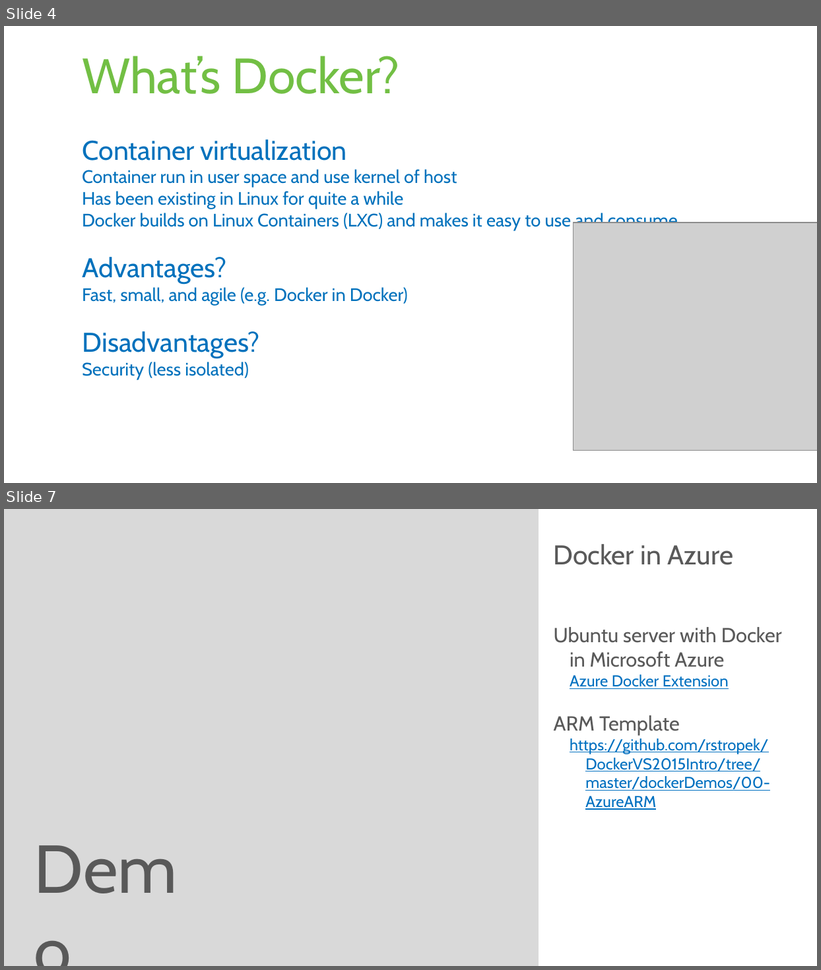
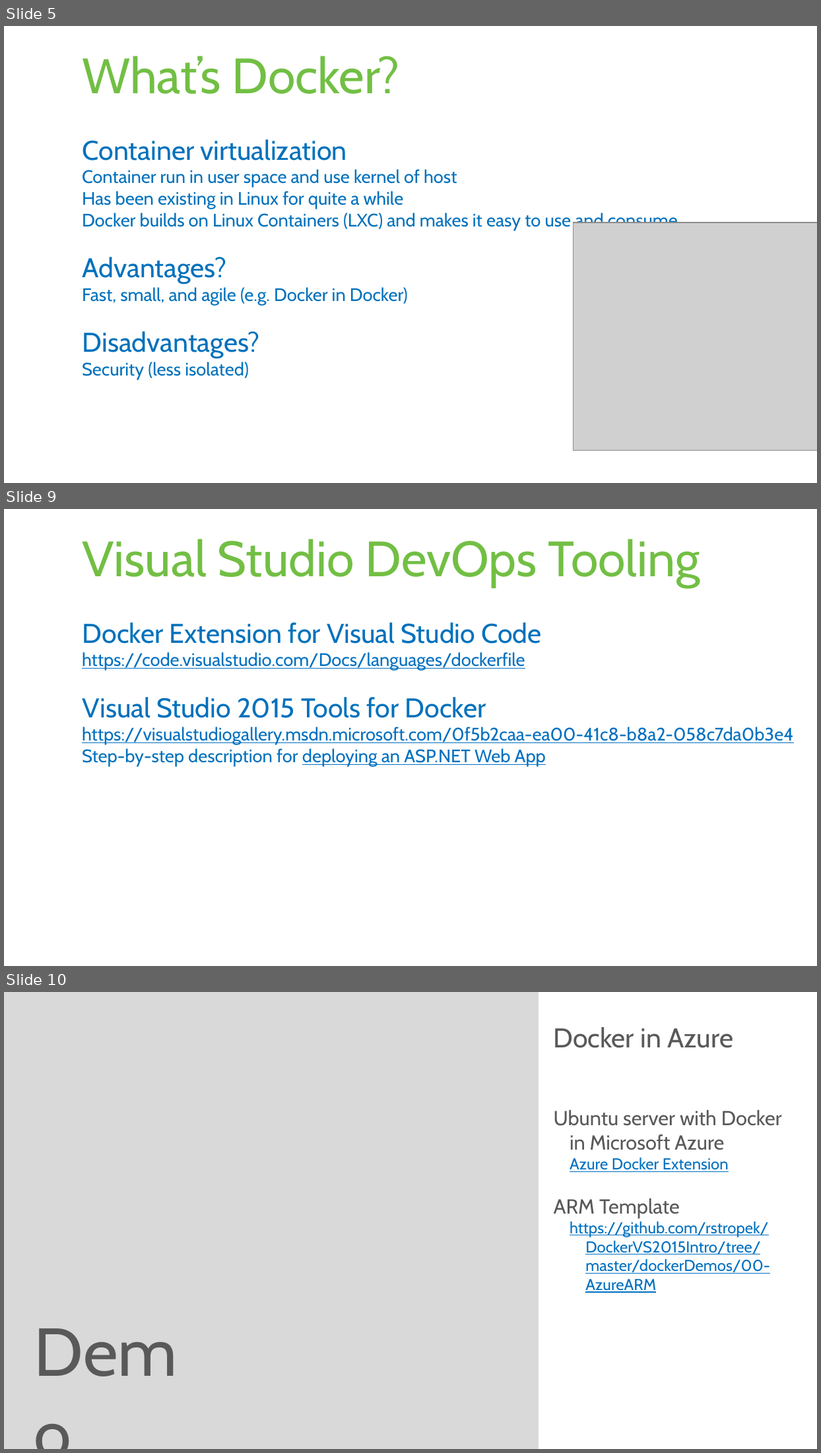
Before and after one commit to rstropek/DockerVS2015Intro, a slide deck: slides/Docker-Workshop.pptx. Shown one above the other, each under a label of ours: slides 4 and 7 before the commit, slides 5, 9 and 10 after it; the slides between them are not shown. The pictures are 821x970 and 821x1453 pixels, drawn with LibreOffice and Linux fonts; fonts in the diff are those of the drawing; grey boxes stand for pictures. Boxes give left, top, right and bottom in pixels: in the first picture for what was removed or moved away, otherwise in the second. Text is boxed around its words. In the diff, an @@ line names an element or a change of style, - is before the commit and + after.

```diff
--- a/slides/Docker-Workshop.pptx
+++ b/slides/Docker-Workshop.pptx
@@ slide 9 added at bbox=[4, 509, 817, 966], background #FFFFFF @@
@@ title added at bbox=[82, 539, 700, 587], 44 pt, text #72BF44 @@
+Visual Studio DevOps Tooling
@@ text added at bbox=[82, 623, 794, 766], 16 pt, text #0070C0, underline @@
+Docker Extension for Visual Studio Code
+  https://code.visualstudio.com/Docs/languages/dockerfile
+Visual Studio 2015 Tools for Docker
+  https://visualstudiogallery.msdn.microsoft.com/0f5b2caa-ea00-41c8-b8a2-058c7da0b3e4
+  Step-by-step description for deploying an ASP.NET Web App
@@ what was slide 4 is now slide 5 @@
@@ what was slide 7 is now slide 10 @@
```
Also in this commit, not shown: 2 slides changed, 8 other slides added, 4 other files.
